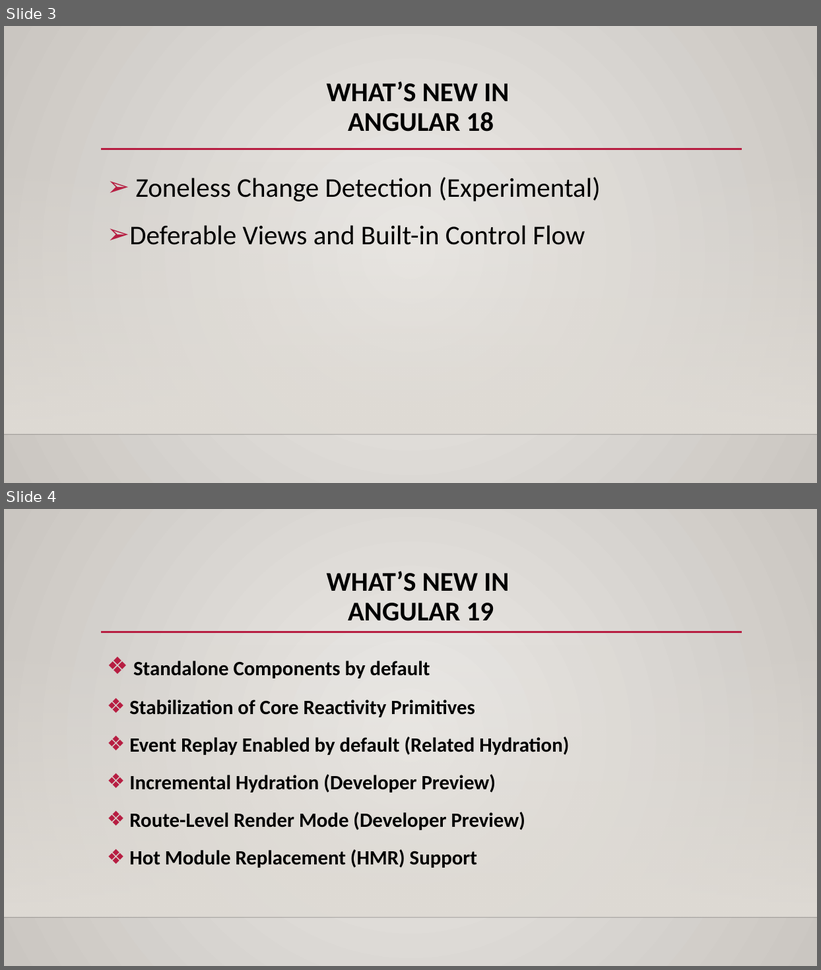
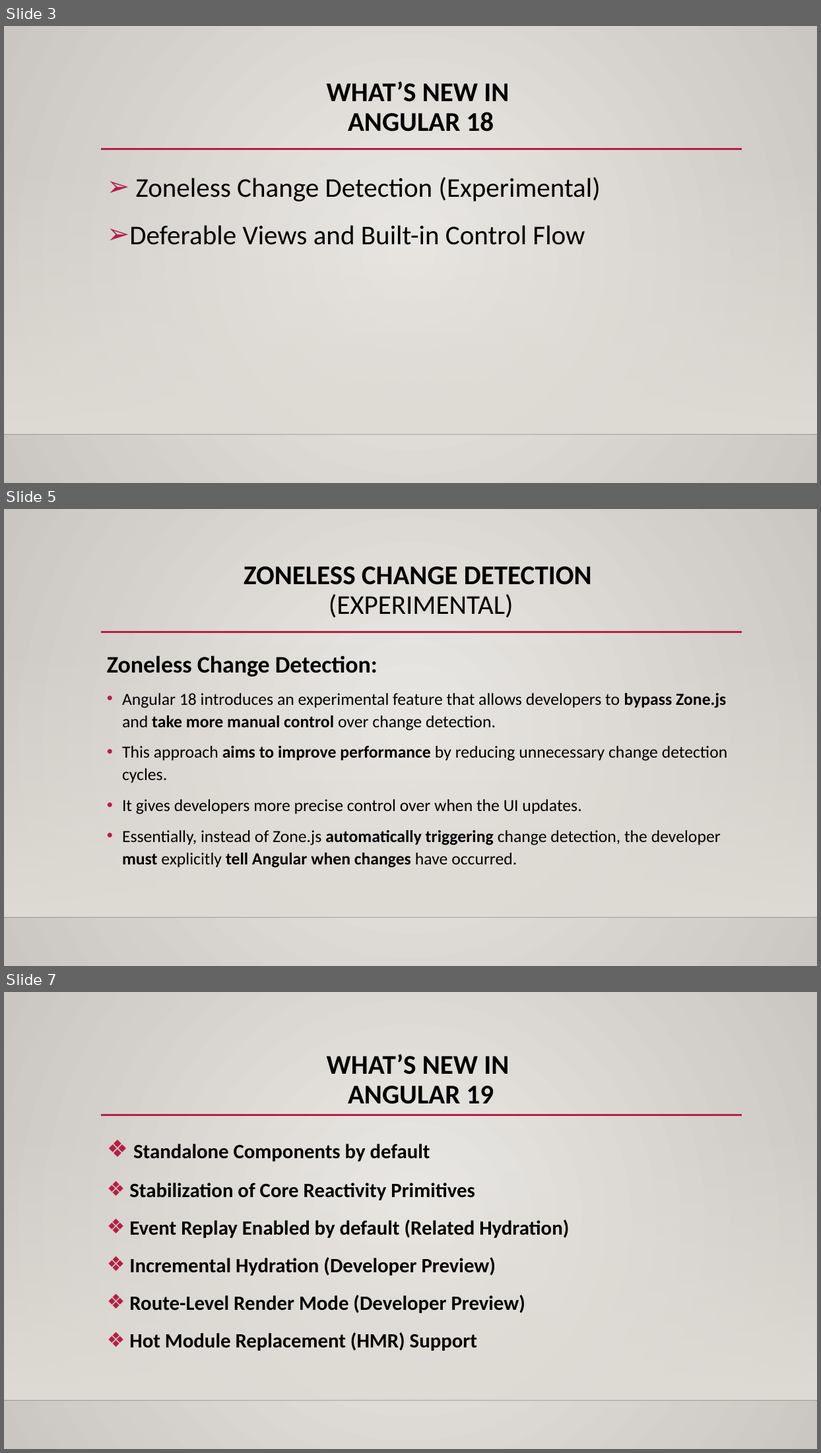
Before and after one commit to TriBuiQuang/demo_angular_19, a slide deck: Presentation2.pptx. Shown one above the other, each under a label of ours: slides 3 and 4 before the commit, slides 3, 5 and 7 after it; the slides between them are not shown. The pictures are 821x970 and 821x1453 pixels, drawn with LibreOffice and Linux fonts; fonts in the diff are those of the drawing; background and template pictures are left out. Boxes give left, top, right and bottom in pixels: in the first picture for what was removed or moved away, otherwise in the second. Text is boxed around its words. In the diff, an @@ line names an element or a change of style, - is before the commit and + after.

```diff
--- a/Presentation2.pptx
+++ b/Presentation2.pptx
@@ slide 5 added at [4,509,817,966], background gradient #ECEAE7 to #CAC7C1; not listed: 3 template elements that a slide beside it also shows @@
@@ title added at [244,566,592,618], 32 pt, text #000000, bold @@
+ZONELESS CHANGE DETECTION
+(EXPERIMENTAL)
@@ text added at [107,656,728,868], 20 pt, text #000000 @@
+Zoneless Change Detection:
+• Angular 18 introduces an experimental feature that allows developers to bypass Zone.js and take more manual control over change detection.
+• This approach aims to improve performance by reducing unnecessary change detection cycles.
+• It gives developers more precise control over when the UI updates.
+• Essentially, instead of Zone.js automatically triggering change detection, the developer must explicitly tell Angular when changes have occurred.
@@ what was slide 4 is now slide 7 @@
```
Also in this commit, not shown: 2 slides changed, 7 other slides added, 1 other file.
